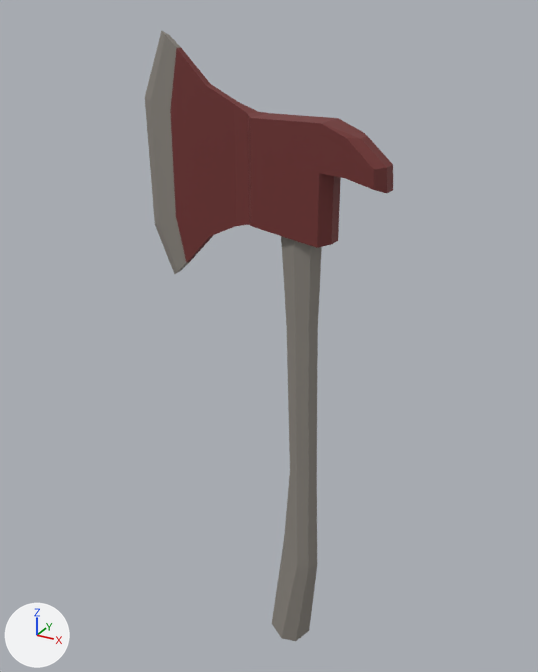
The glTF model crates/terra_sandbox/assets/models/held/stone_axe.glb, before and after one commit.
Before and after are seen from a 50 mm lens placed at (0.353, -0.623, 0.619), pointed at (0.0, 0.019, 0.298). Arrows for +X, +Y and +Z are at lower left; the lights stay in place. The first picture is the older version. Vertices at exactly the same position are counted once.

Names of what the first picture shows: 'stone_axe'.
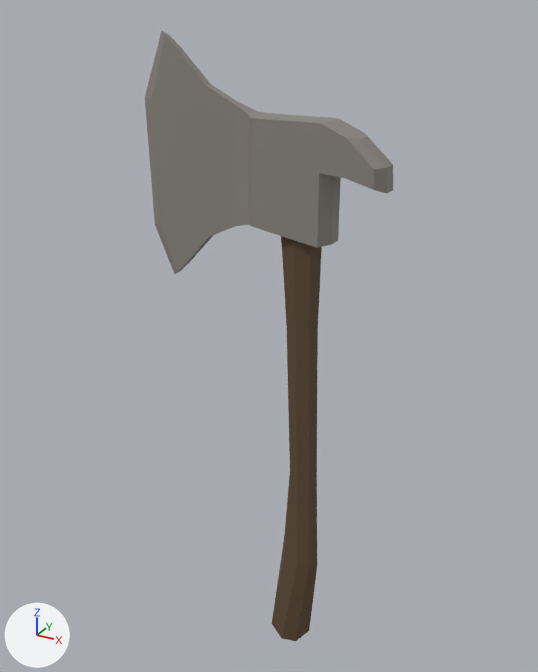
Edits to the bpy script that builds the scene:
```text
Add mat_wood:
    mat_wood = principled_material('Wood')
    mat_wood.base_color = (0.114, 0.0698, 0.0354)  # brown #5f4b35
    mat_wood.roughness = 0.7
Change me_axe:
    where me_axe.from_pydata(...)  # 122 vertices, 236 faces; spans x -0.132..0.132, y -0.02..0.02, z -0.08..0.6
    used by ob_stone_axe; location = (0.0, 0.0, 0.0)
    me_axe part 1: all 76 faces that had it switch from mat_darkwood_001 (grey #8c877f) to mat_wood (brown #5f4b35)
    me_axe part 2: all 130 faces that had it switch from mat_red (dark red #733230) to mat_lightgrey_001 (grey #8c877f)
```

Pixel boxes [x1, y1, x2, y2] of what changed, in the pictures (538 x 672 px):
part 1 of me_axe, recoloured (grey to brown)
    both: [272, 236, 322, 641]
part 2 of me_axe, recoloured (dark red to grey)
    both: [170, 48, 393, 263]
